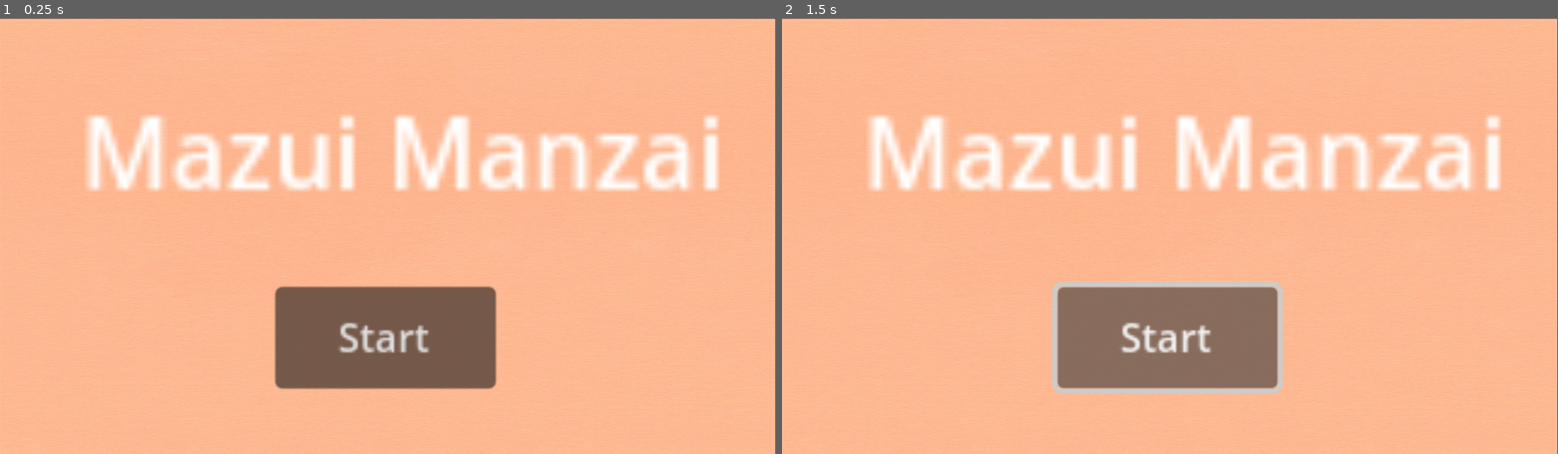
Above: before the commit, frames 1-2 (left to right).
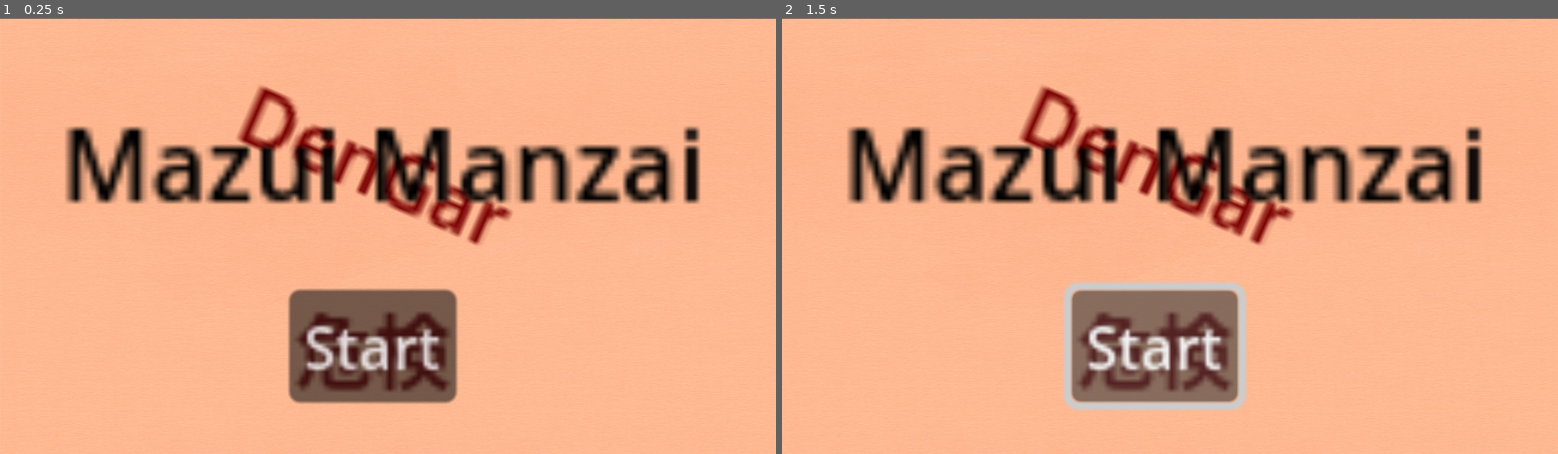
Above: after the commit, the same moments.

Repository: gamedevshirious/MazuiManzai
Game: Godot game, scene res://scenes/Seima/Seima_UI.tscn
Same seed, same stepped clock (60 frames per second), same inputs: the game is played once before the commit and once after it. This scene is started directly instead of the project's main scene.
Inputs:
- Up to frame 1 (0.25 s): no input
- Up to frame 2 (1.5 s): click "Start" at 0.5 s; click "Start" at 1.25 s

The runs differ from the first frame. In frame 1, 19% of the frame differs, in the area x 8-100%, y 0-100%; in frame 2, 20%.

Commit message:
taitl

Diff:
--- a/scenes/Seima/Seima_UI.tscn
+++ b/scenes/Seima/Seima_UI.tscn
@@ -23,26 +23,55 @@
 [node name="SeimaNode2D" type="Node2D"]
 script = SubResource("GDScript_w33jm")
 
-[node name="Iro" type="Sprite2D" parent="."]
-position = Vector2(639, 361)
-scale = Vector2(2, 0.818)
+[node name="Iro2" type="Sprite2D" parent="."]
+modulate = Color(0, 0, 0, 0.164706)
+position = Vector2(632.5, 244.166)
+scale = Vector2(1.67969, 0.18653)
+skew = 0.314159
 texture = ExtResource("2_lqd0g")
 
+[node name="Iro3" type="Sprite2D" parent="."]
+position = Vector2(640.51, 364.463)
+scale = Vector2(2.00465, 0.825283)
+texture = ExtResource("2_lqd0g")
+
+[node name="Label3" type="Label" parent="."]
+offset_left = 487.0
+offset_top = 447.0
+offset_right = 523.0
+offset_bottom = 470.0
+rotation = 0.00140616
+scale = Vector2(8, 8)
+theme_override_colors/font_color = Color(0.47451, 0, 0, 1)
+text = "危検"
+
 [node name="Button" type="Button" parent="."]
-offset_left = 454.0
-offset_top = 444.0
-offset_right = 545.0
-offset_bottom = 486.0
-scale = Vector2(4, 4)
+offset_left = 477.0
+offset_top = 449.0
+offset_right = 523.0
+offset_bottom = 480.0
+scale = Vector2(6, 6)
+theme_override_colors/font_color = Color(1, 0.992157, 1, 0.839216)
 text = "Start
 "
 
+[node name="Label2" type="Label" parent="."]
+offset_left = 441.0
+offset_top = 65.0
+offset_right = 505.0
+offset_bottom = 88.0
+rotation = 0.411898
+scale = Vector2(8, 8)
+theme_override_colors/font_color = Color(0.47451, 0, 0, 1)
+text = "DenGar"
+
 [node name="Label" type="Label" parent="."]
-offset_left = 133.0
-offset_top = 103.0
-offset_right = 240.0
-offset_bottom = 126.0
+offset_left = 101.0
+offset_top = 123.0
+offset_right = 208.0
+offset_bottom = 146.0
 scale = Vector2(10, 10)
+theme_override_colors/font_color = Color(0, 0, 0, 1)
 text = "Mazui Manzai"
 horizontal_alignment = 1
 vertical_alignment = 1
